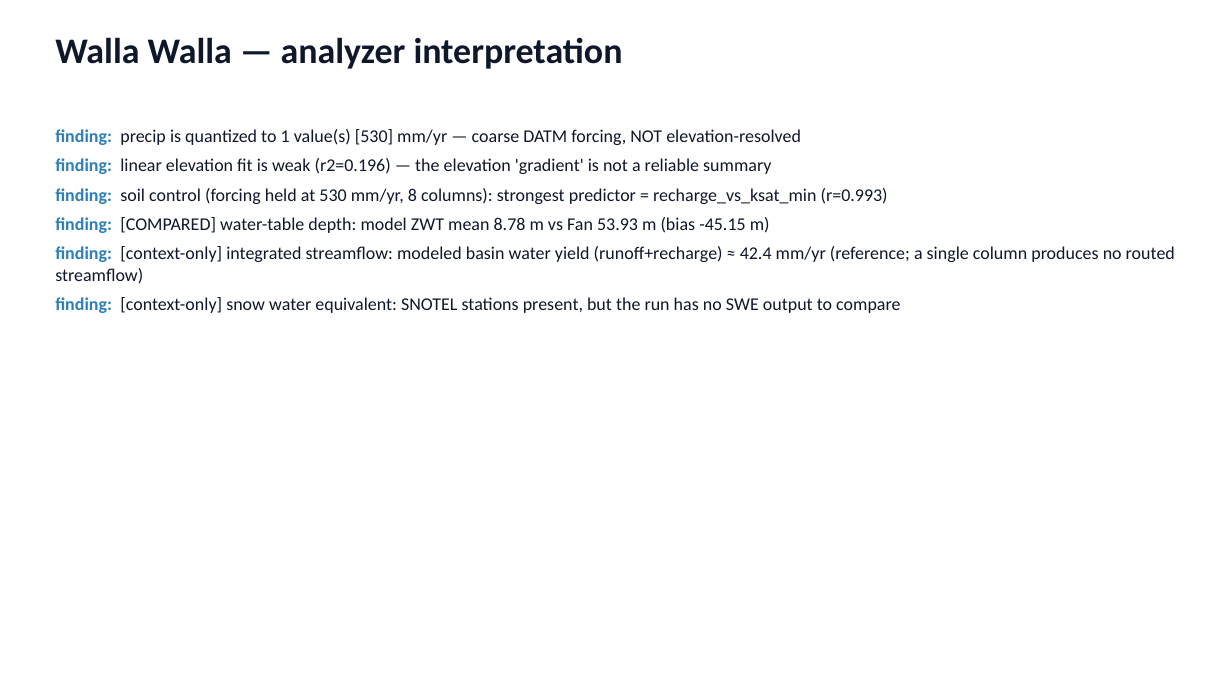
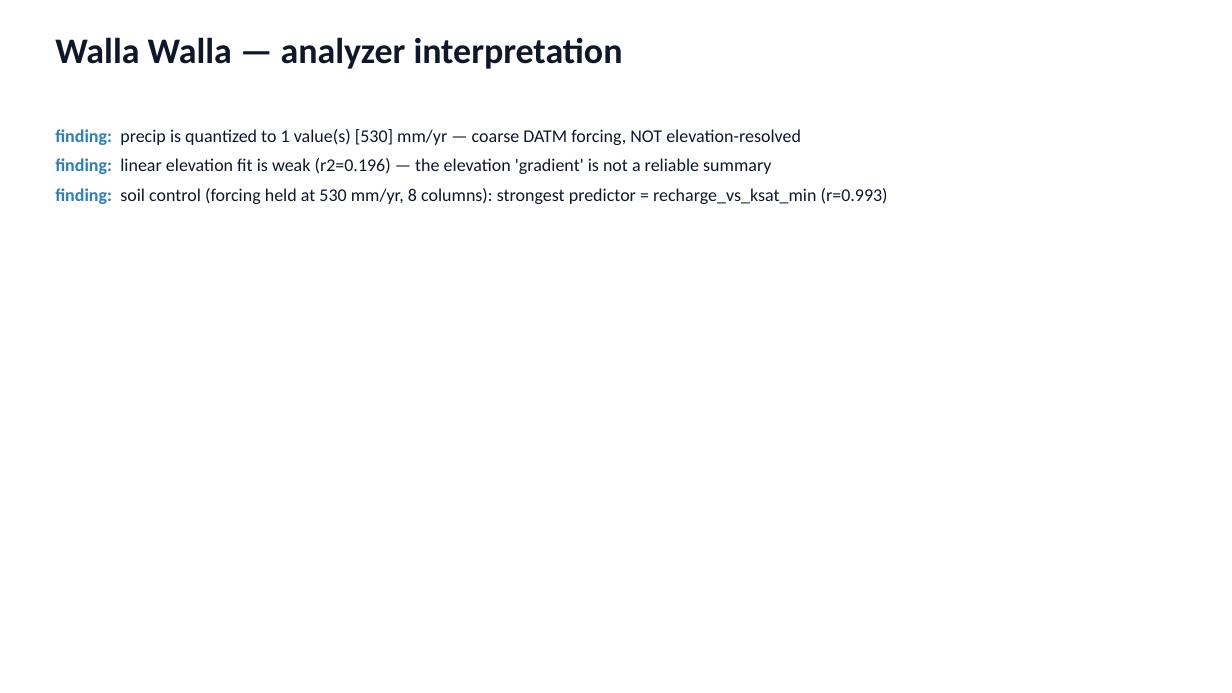
Before and after one commit to hoangtv1899/multi-agent-framework, a slide deck: slide 17 of docs/slides/story_20260702.pptx (slide 15 before the commit). Drawn at 1232x693 pixels with LibreOffice and Linux fonts; fonts in the diff are those of the drawing. Boxes give left, top, right and bottom in pixels: in the first picture for what was removed or moved away, otherwise in the second. Text is boxed around its words. In the diff, an @@ line names an element or a change of style, - is before the commit and + after.

```diff
--- a/docs/slides/story_20260702.pptx
+++ b/docs/slides/story_20260702.pptx
@@ text at [55,217,1175,313]: paragraphs removed @@
-finding: [COMPARED] water-table depth: model ZWT mean 8.78 m vs Fan 53.93 m (bias -45.15 m)
-finding: [context-only] integrated streamflow: modeled basin water yield (runoff+recharge) ≈ 42.4 mm/yr (reference; a single column produces no routed streamflow)
-finding: [context-only] snow water equivalent: SNOTEL stations present, but the run has no SWE output to compare
```
Also in this commit, not shown: 1 other slide changed, 3 slides added, 1 other file.
